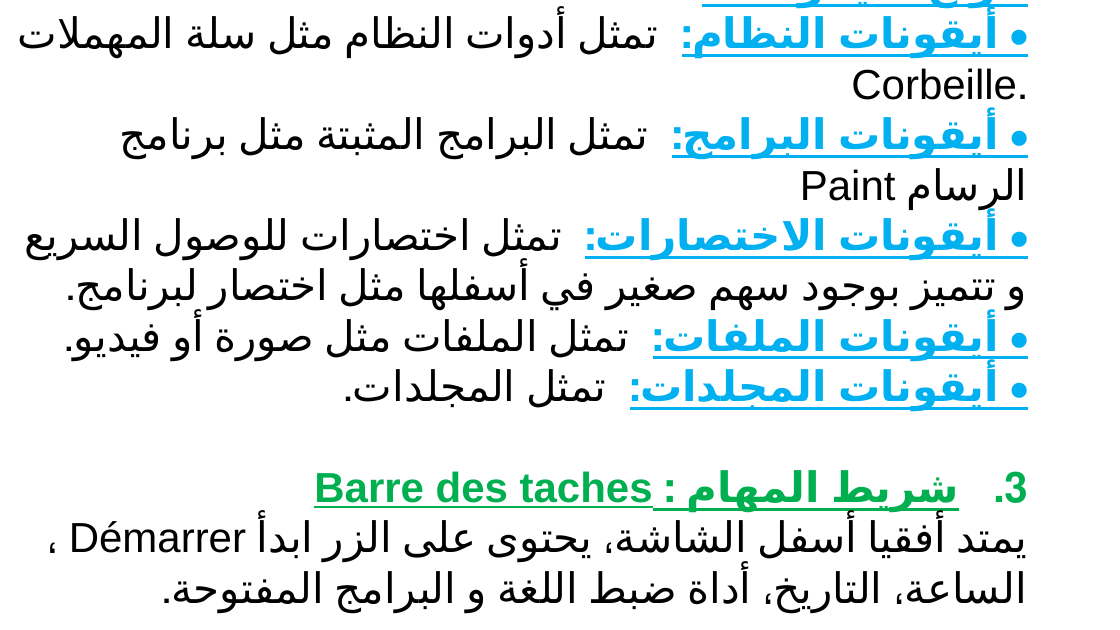
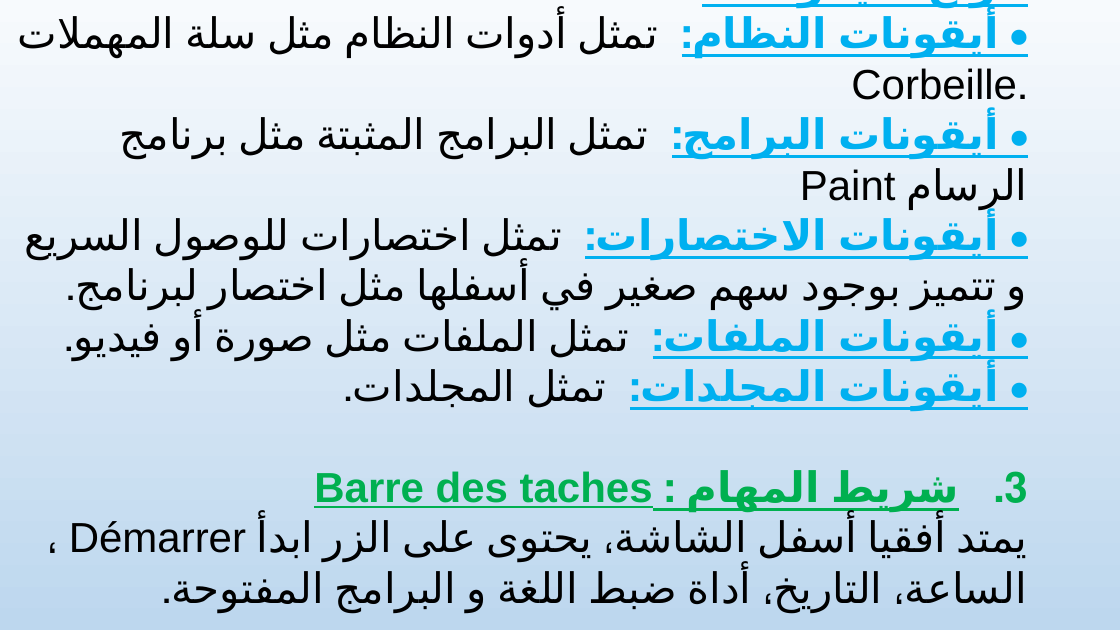
Before and after one commit to amirouche-test/cours, a slide deck: slide 6 of 1 am/2 نظام التشغيل/cours 5/عرض الدرس.pptx. Drawn at 1120x630 pixels with LibreOffice and Linux fonts; fonts in the diff are those of the drawing. Boxes give left, top, right and bottom in pixels: in the first picture for what was removed or moved away, otherwise in the second. Text is boxed around its words. In the diff, an @@ line names an element or a change of style, - is before the commit and + after.

```diff
--- a/1 am/2 نظام التشغيل/cours 5/عرض الدرس.pptx
+++ b/1 am/2 نظام التشغيل/cours 5/عرض الدرس.pptx
@@ background #FFFFFF to gradient #F7FAFD to #BDD7EE @@
```
Also in this commit, not shown: 2 other slides changed, 4 other files.
